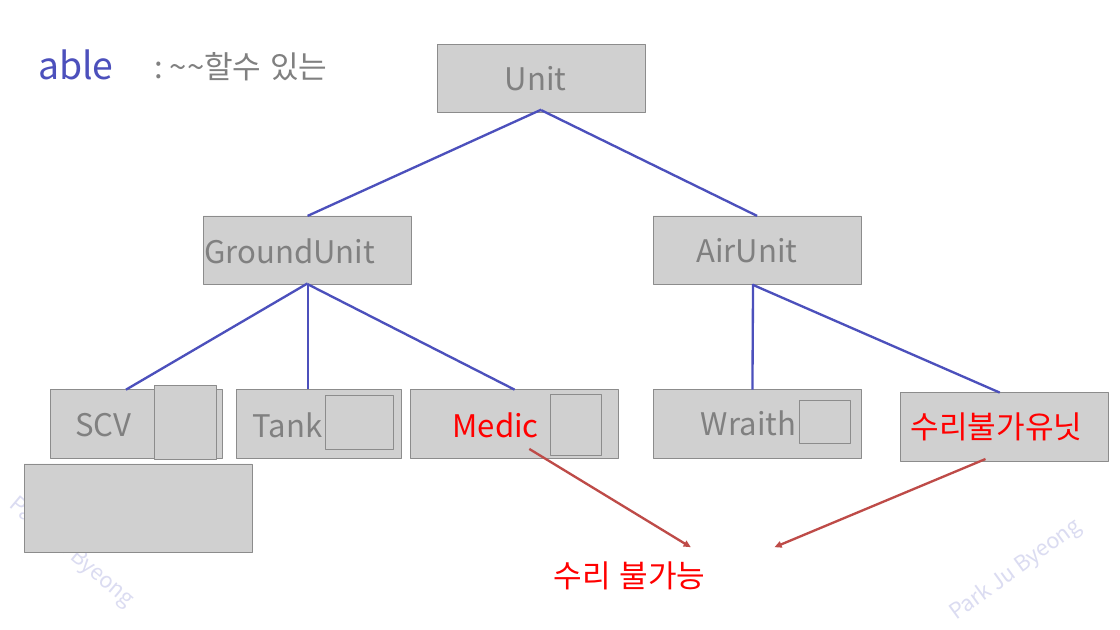
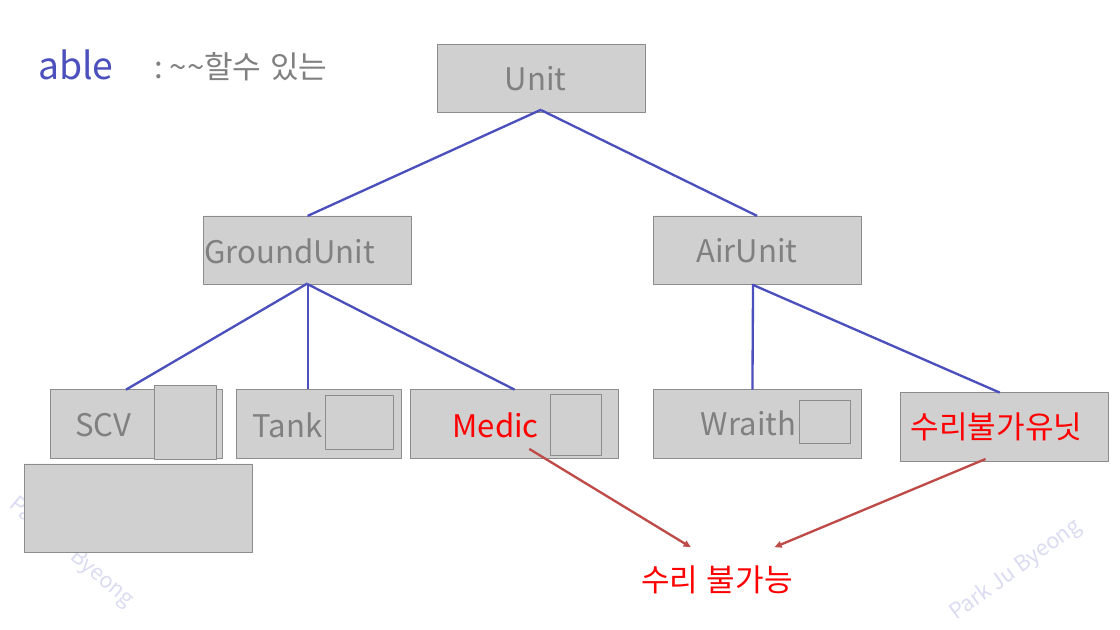
Before and after one commit to zest132/JavaLecture, a slide deck: slide 56 of JavaLecture/LectureFile/java 11강 인터페이스와다형성.pptx. Drawn at 1120x630 pixels with LibreOffice and Linux fonts; fonts in the diff are those of the drawing; grey boxes stand for pictures. Boxes give left, top, right and bottom in pixels: in the first picture for what was removed or moved away, otherwise in the second. Text is boxed around its words. In the diff, an @@ line names an element or a change of style, - is before the commit and + after.

```diff
--- a/JavaLecture/LectureFile/java 11강 인터페이스와다형성.pptx
+++ b/JavaLecture/LectureFile/java 11강 인터페이스와다형성.pptx
@@ text "수리 불가능": place and size @@
-text "수리 불가능" at [554,561,706,590]
+text "수리 불가능" at [641,565,793,594]
```
Also in this commit, not shown: 10 other slides changed, 5 slides added, 2 slides removed, 3 other files.
